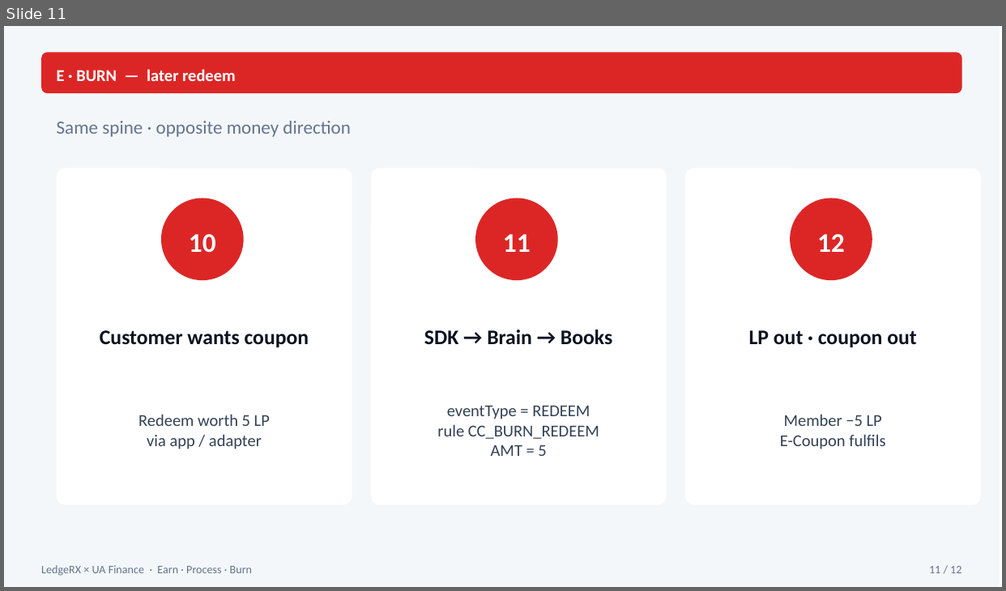
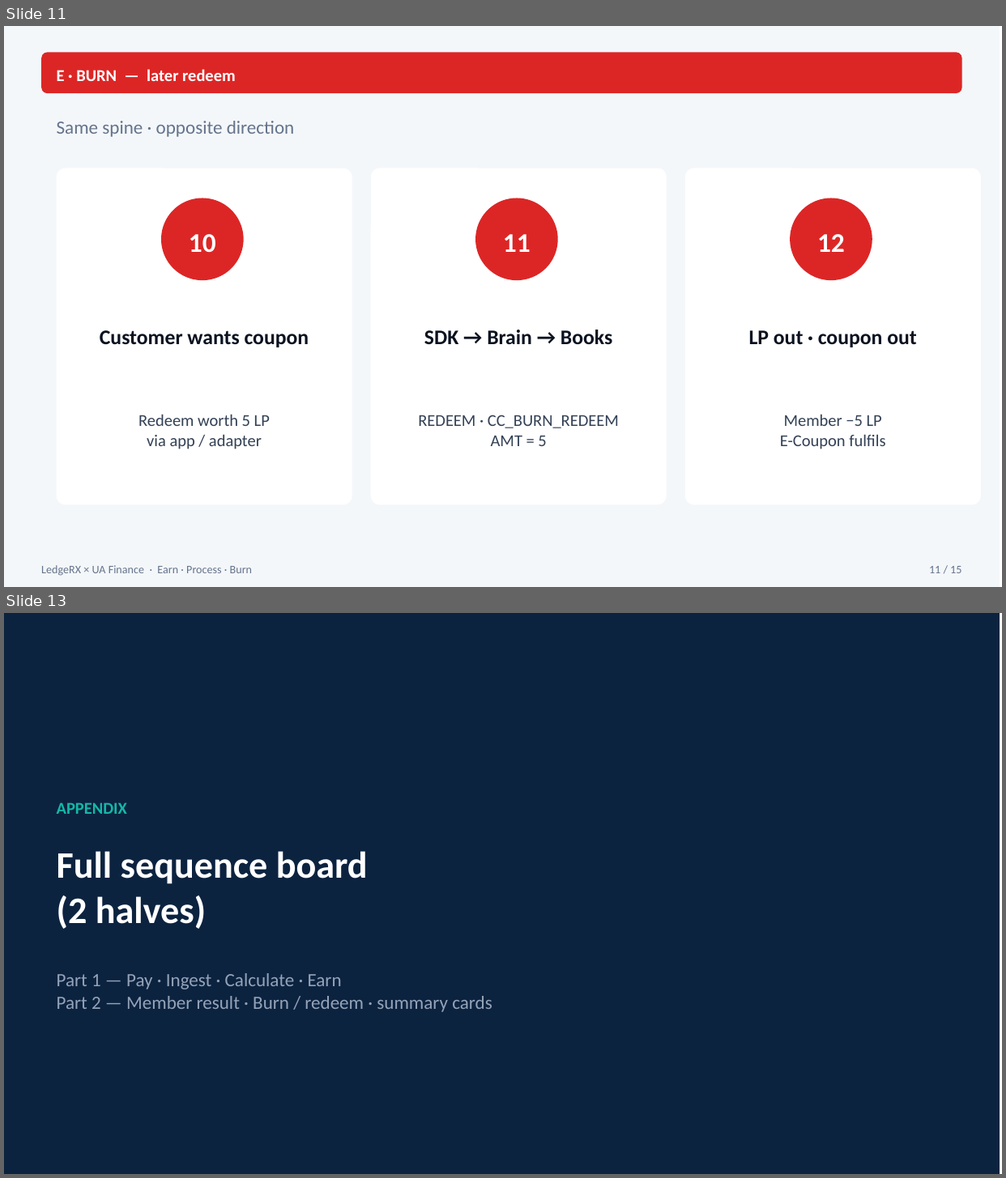
Before and after one commit to yky32/ledger-engine, a slide deck: docs/decks/LedgeRX-UAFinance-Earn-Burn-Slides.pptx. Shown one above the other, each under a label of ours: slide 11 before the commit, slides 11 and 13 after it; the slides between them are not shown. The pictures are 1006x591 and 1006x1178 pixels, drawn with LibreOffice and Linux fonts; fonts in the diff are those of the drawing. Boxes give left, top, right and bottom in pixels: in the first picture for what was removed or moved away, otherwise in the second. Text is boxed around its words. In the diff, an @@ line names an element or a change of style, - is before the commit and + after.

Commit message:
docs: appendix sequence board split into 2 slides (earn + burn halves)

```diff
--- a/docs/decks/LedgeRX-UAFinance-Earn-Burn-Slides.pptx
+++ b/docs/decks/LedgeRX-UAFinance-Earn-Burn-Slides.pptx
@@ slide 13 added at (4, 613, 1002, 1174), background #FFFFFF @@
@@ rectangle added at (4, 613, 999, 1174), fill #0C2340 @@
@@ text added at (57, 803, 127, 814), 16 pt, text #14B8A6, bold @@
+APPENDIX
@@ text added at (57, 851, 368, 929), 36 pt, text #FFFFFF, bold @@
+Full sequence board
+(2 halves)
@@ text added at (57, 973, 492, 1012), 18 pt, text #94A3B8 @@
+Part 1 — Pay · Ingest · Calculate · Earn
+Part 2 — Member result · Burn / redeem · summary cards
@@ slide 11 changed as well @@
@@ text at (57, 121, 295, 137): text changed @@
-Same spine · opposite money direction
+Same spine · opposite direction
@@ text at (418, 415, 619, 429): text changed @@
-eventType = REDEEM
-rule CC_BURN_REDEEM
+REDEEM · CC_BURN_REDEEM
@@ text at (929, 566, 961, 574): text changed @@
-11 / 12
+11 / 15
```
Also in this commit, not shown: 11 other slides changed, 2 other slides added, 7 other files.
